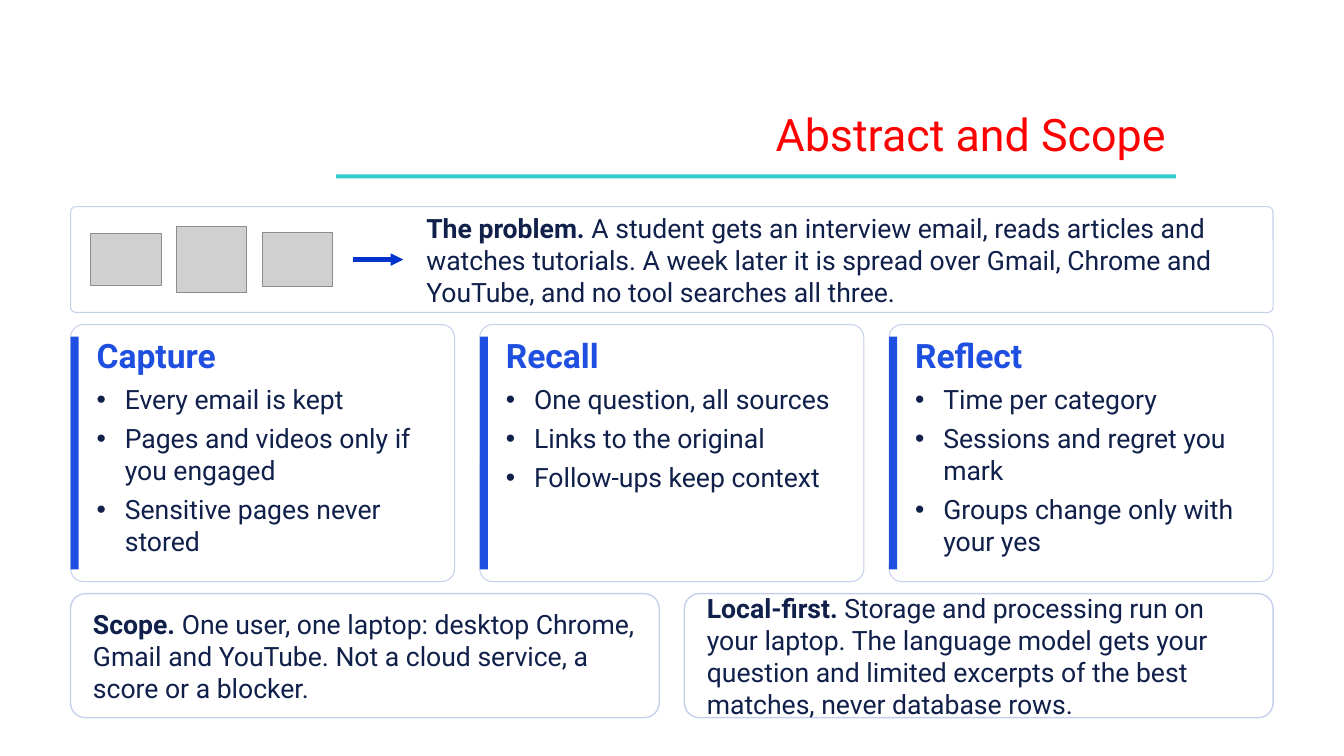
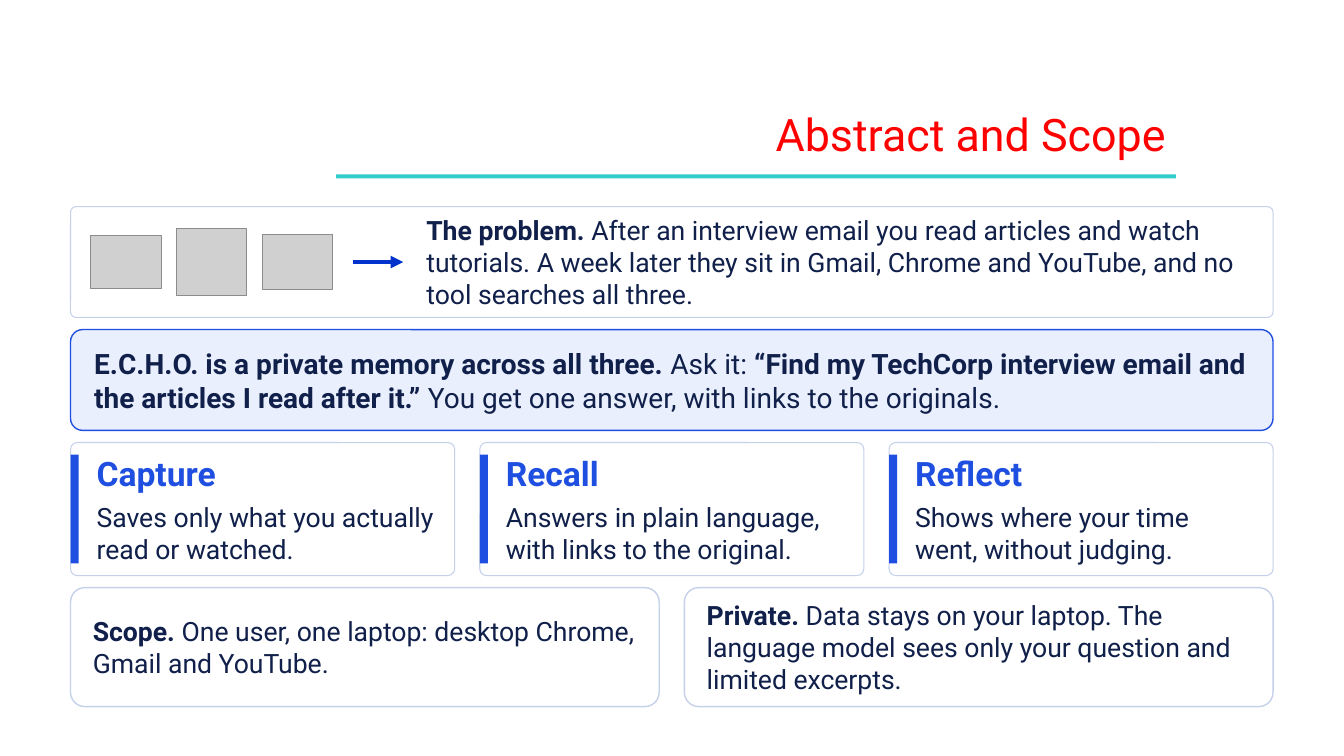
Before and after one commit to Shehzaad-khan/Efficient-Contextualized-History-Orchestrator-E.C.H.O, a slide deck: slide 4 of docs/Phase III/ECHO_Phase3_Review3.pptx. Drawn at 1344x756 pixels with LibreOffice and Linux fonts; fonts in the diff are those of the drawing; grey boxes stand for pictures; background and template pictures are left out. Boxes give left, top, right and bottom in pixels: in the first picture for what was removed or moved away, otherwise in the second. Text is boxed around its words. In the diff, an @@ line names an element or a change of style, - is before the commit and + after.

Commit message:
feat: Implement E.C.H.O Desktop Extension with logo and server integration
- Added a new desktop extension for E.C.H.O, including a manifest file, launch script, and logo.
- Updated README to include installation instructions for the desktop extension.
- Refactored server code to support the new extension and included the E.C.H.O logo in the handshake.
- Created a build script to package the extension into a .mcpb file.
- Enhanced integration tests to verify the presence of the logo in the server handshake.
- Revised slide text draft to clarify the E.C.H.O functionality and scope.

```diff
--- a/docs/Phase III/ECHO_Phase3_Review3.pptx
+++ b/docs/Phase III/ECHO_Phase3_Review3.pptx
@@ rounded rectangle: place and size @@
-rounded rectangle at <box>71,207,1273,313</box>
+rounded rectangle at <box>71,207,1273,318</box>
@@ text at <box>426,219,1234,305</box>: text changed @@
-The problem. A student gets an interview email, reads articles and watches tutorials. A week later it is spread over Gmail, Chrome and YouTube, and no tool searches all three.
+The problem. After an interview email you read articles and watch tutorials. A week later they sit in Gmail, Chrome and YouTube, and no tool searches all three.
@@ arrow moved from (353, 259) - (403, 259) to (353, 262) - (403, 262) @@
@@ rounded rectangle added at <box>71,330,1273,431</box>, fill #E9EFFD, outline #1F4FE0 1 pt, 20 pt, text #10204A, bold @@
+E.C.H.O. is a private memory across all three. Ask it: “Find my TechCorp interview email and the articles I read after it.” You get one answer, with links to the originals.
@@ text removed at <box>97,343,411,552</box> @@
-Capture
-• Every email is kept
-• Pages and videos only if you engaged
-• Sensitive pages never stored
@@ text removed at <box>915,342,1234,557</box> @@
-Reflect
-• Time per category
-• Sessions and regret you mark
-• Groups change only with your yes
@@ rounded rectangle: place and size @@
-rounded rectangle at <box>71,325,455,582</box>
+rounded rectangle at <box>71,443,455,576</box>
@@ rounded rectangle: place and size @@
-rounded rectangle at <box>480,325,864,582</box>
+rounded rectangle at <box>480,443,864,576</box>
@@ text "Recall": place and size @@
-text "Recall" at <box>506,342,830,493</box>
+text "Recall" at <box>506,460,820,565</box>
@@ rounded rectangle: place and size @@
-rounded rectangle at <box>889,325,1273,582</box>
+rounded rectangle at <box>889,443,1273,576</box>
@@ rectangle: place and size @@
-rectangle at <box>71,337,79,570</box>
+rectangle at <box>71,455,79,564</box>
@@ text added at <box>97,461,434,560</box>, 19 pt, text #10204A @@
+Capture
+Saves only what you actually read or watched.
@@ rectangle: place and size @@
-rectangle at <box>480,337,488,570</box>
+rectangle at <box>480,455,488,564</box>
@@ rectangle: place and size @@
-rectangle at <box>889,337,897,570</box>
+rectangle at <box>889,455,897,564</box>
@@ text added at <box>915,460,1188,565</box>, 19 pt, text #10204A @@
+Reflect
+Shows where your time went, without judging.
@@ text at <box>506,507,820,565</box>: text changed @@
-• One question, all sources
-• Links to the original
-• Follow-ups keep context
+Answers in plain language, with links to the original.
@@ rounded rectangle "Scope. One user, one laptop: ...": place and size @@
-rounded rectangle "Scope. One user, one laptop: ..." at <box>71,594,659,718</box>
+rounded rectangle "Scope. One user, one laptop: ..." at <box>71,588,659,707</box>
@@ rounded rectangle "Private. Data stays on your ...": place and size @@
-rounded rectangle "Private. Data stays on your ..." at <box>685,594,1273,718</box>
+rounded rectangle "Private. Data stays on your ..." at <box>685,588,1273,707</box>
@@ text in rounded rectangle at <box>93,621,634,674</box>: text changed @@
-Scope. One user, one laptop: desktop Chrome, Gmail and YouTube. Not a cloud service, a score or a blocker.
+Scope. One user, one laptop: desktop Chrome, Gmail and YouTube.
@@ text in rounded rectangle at <box>707,605,1231,695</box>: text changed @@
-Local-first. Storage and processing run on your laptop. The language model gets your question and limited excerpts of the best matches, never database rows.
+Private. Data stays on your laptop. The language model sees only your question and limited excerpts.
```
Also in this commit, not shown: 8 other slides changed, 1 slide added, 2 slides removed, 11 other files.
